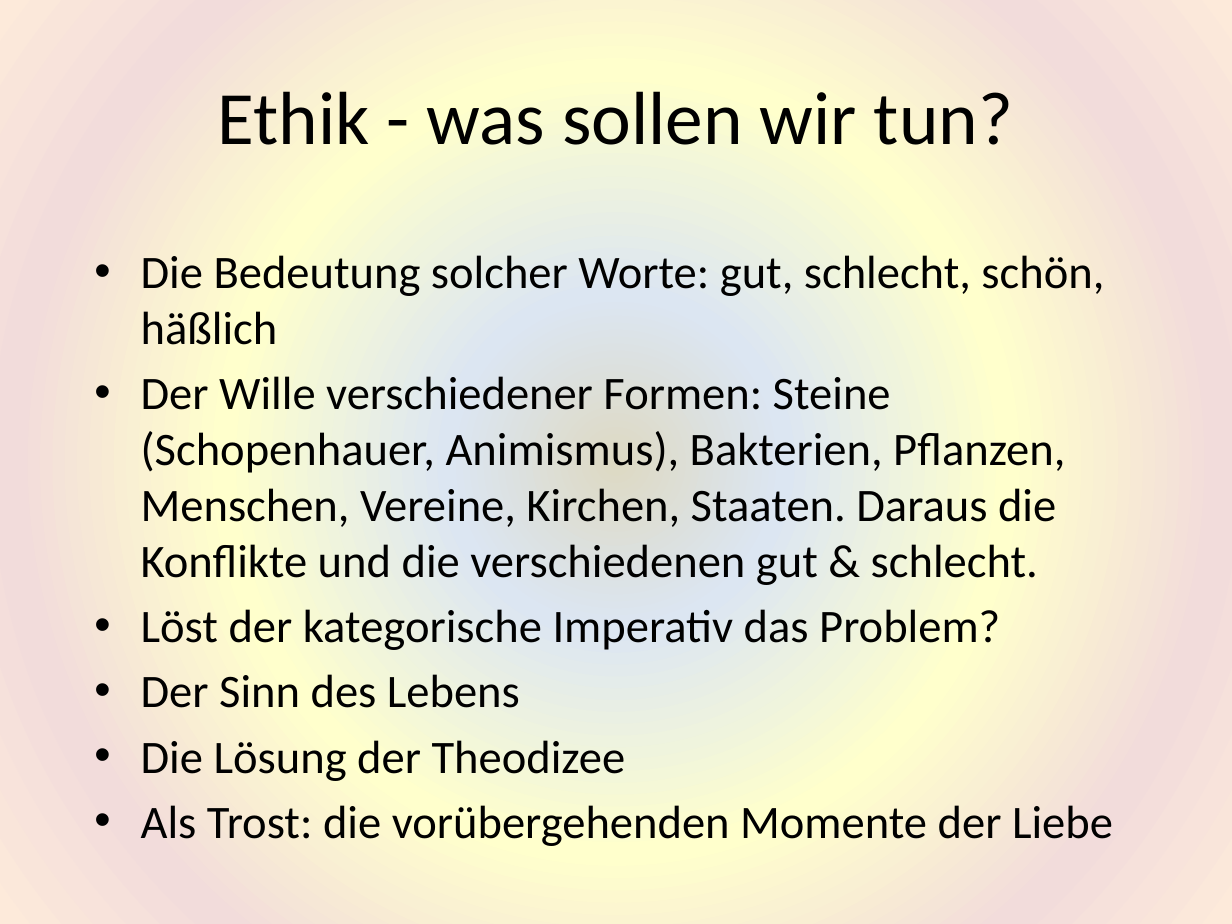
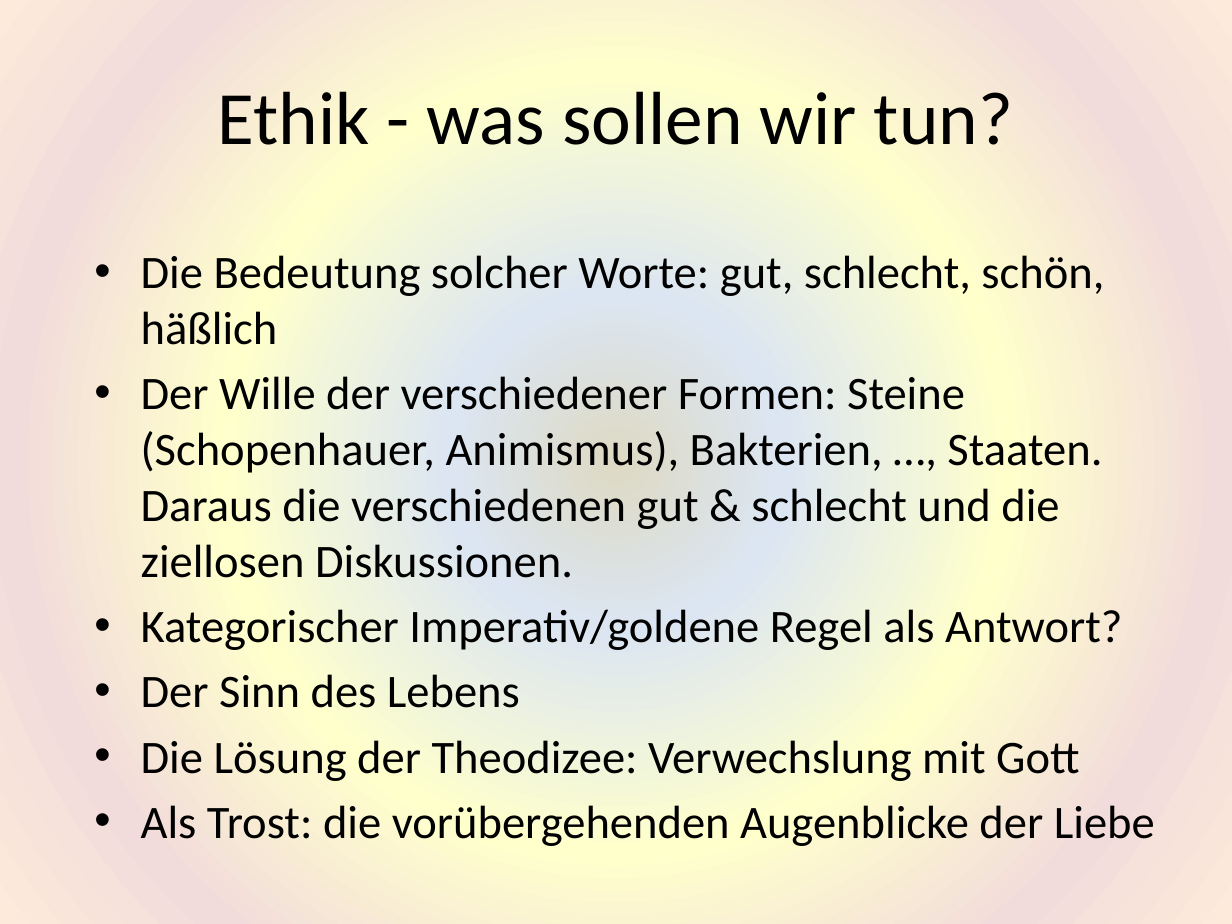
Before and after one commit to HaraldRieder/Physikalismus, a slide deck: slide 8 of Philosophie.pptx (slide 6 before the commit). Drawn at 1232x924 pixels with LibreOffice and Linux fonts; fonts in the diff are those of the drawing. Boxes give left, top, right and bottom in pixels: in the first picture for what was removed or moved away, otherwise in the second. Text is boxed around its words. In the diff, an @@ line names an element or a change of style, - is before the commit and + after.

```diff
--- a/Philosophie.pptx
+++ b/Philosophie.pptx
@@ text at [141,376,1122,650]: text changed @@
-• Der Wille verschiedener Formen: Steine (Schopenhauer, Animismus), Bakterien, Pflanzen, Menschen, Vereine, Kirchen, Staaten. Daraus die Konflikte und die verschiedenen gut & schlecht.
-• Löst der kategorische Imperativ das Problem?
+• Der Wille der verschiedener Formen: Steine (Schopenhauer, Animismus), Bakterien, …, Staaten. Daraus die verschiedenen gut & schlecht und die ziellosen Diskussionen.
+• Kategorischer Imperativ/goldene Regel als Antwort?
@@ text at [141,740,1155,846]: text changed @@
-• Die Lösung der Theodizee
-• Als Trost: die vorübergehenden Momente der Liebe
+• Die Lösung der Theodizee: Verwechslung mit Gott
+• Als Trost: die vorübergehenden Augenblicke der Liebe
```
Also in this commit, not shown: 4 other slides changed, 10 slides added, 2 slides removed.
